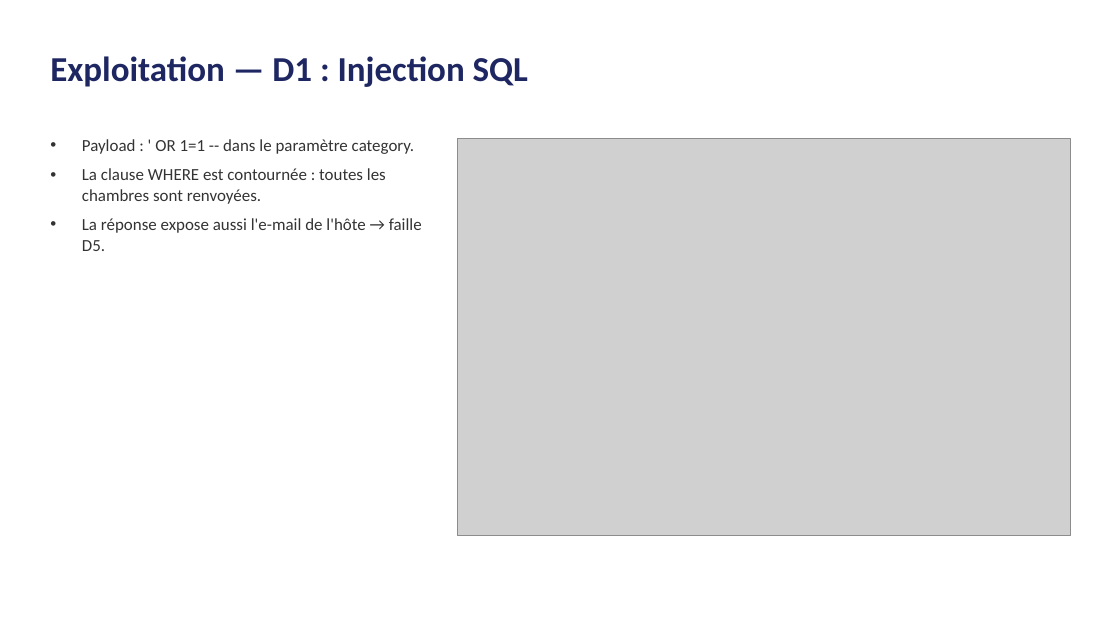
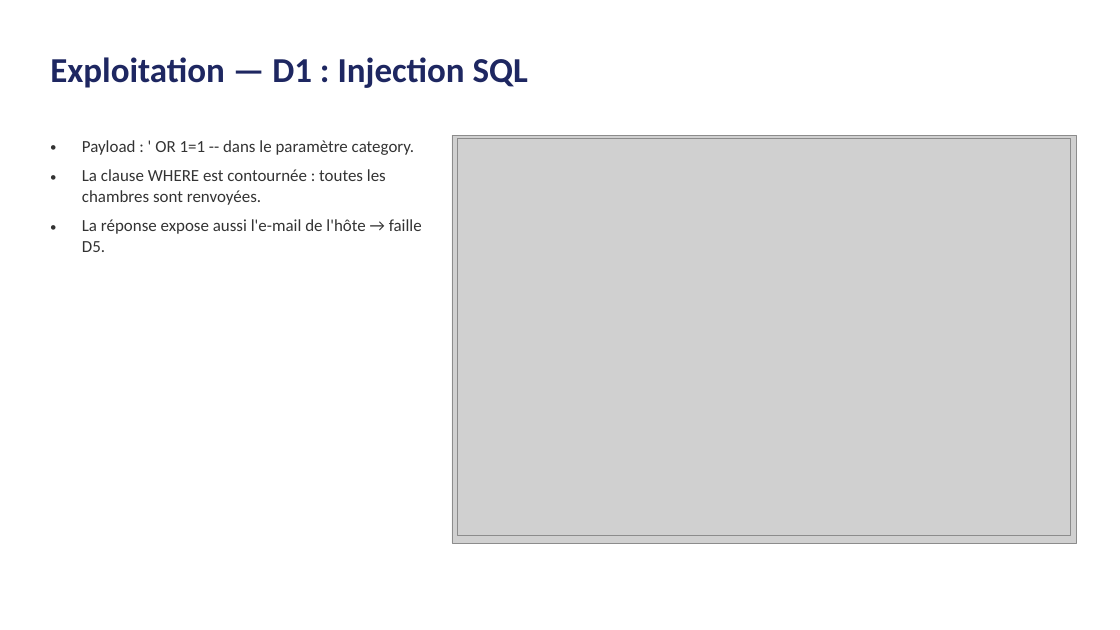
Before and after one commit to sody-ops/project-hackbnb-sources, a slide deck: slide 12 of livrables/HackBNB_soutenance.pptx. Drawn at 1120x630 pixels with LibreOffice and Linux fonts; fonts in the diff are those of the drawing; grey boxes stand for pictures. Boxes give left, top, right and bottom in pixels: in the first picture for what was removed or moved away, otherwise in the second. Text is boxed around its words. In the diff, an @@ line names an element or a change of style, - is before the commit and + after.

```diff
--- a/livrables/HackBNB_soutenance.pptx
+++ b/livrables/HackBNB_soutenance.pptx
@@ freeform shape added at <box>0,0,1120,630</box>, fill #FFFFFF @@
@@ text added at <box>50,137,67,154</box>, 14.5 pt, text #333333 @@
+•
@@ picture added at <box>452,135,1077,544</box> @@
@@ text added at <box>50,166,67,183</box>, 14.5 pt, text #333333 @@
+•
@@ text added at <box>50,217,67,234</box>, 14.5 pt, text #333333 @@
+•
```
Also in this commit, not shown: 20 other slides changed.
